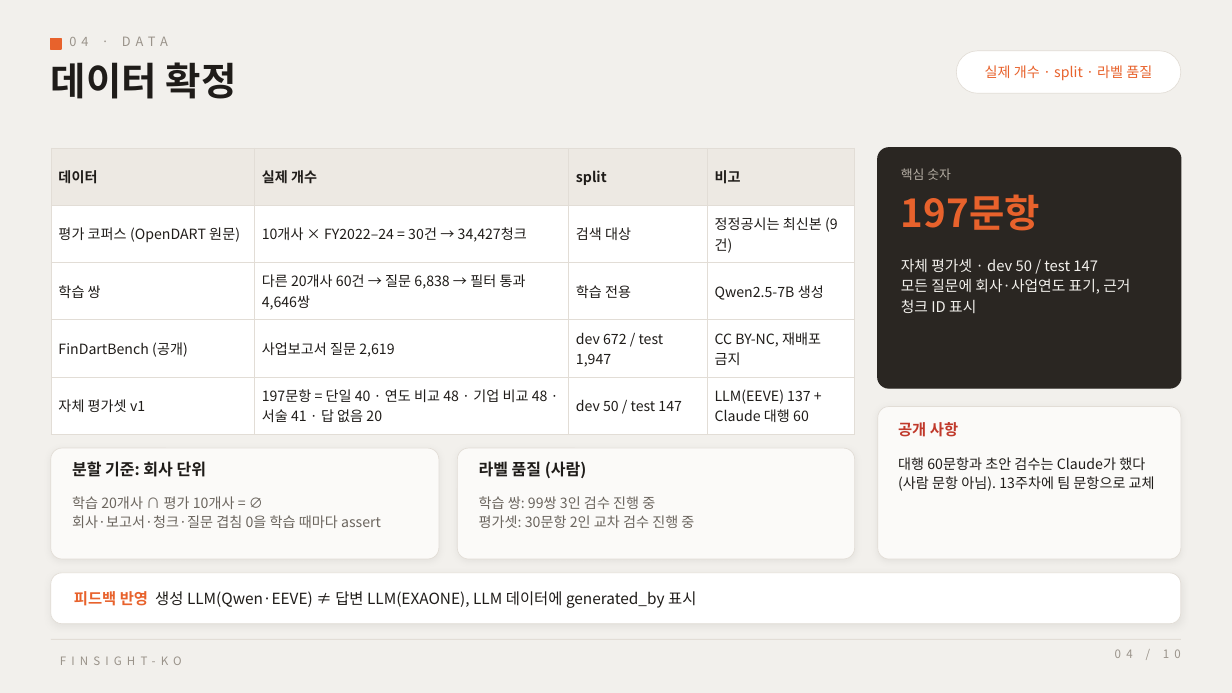
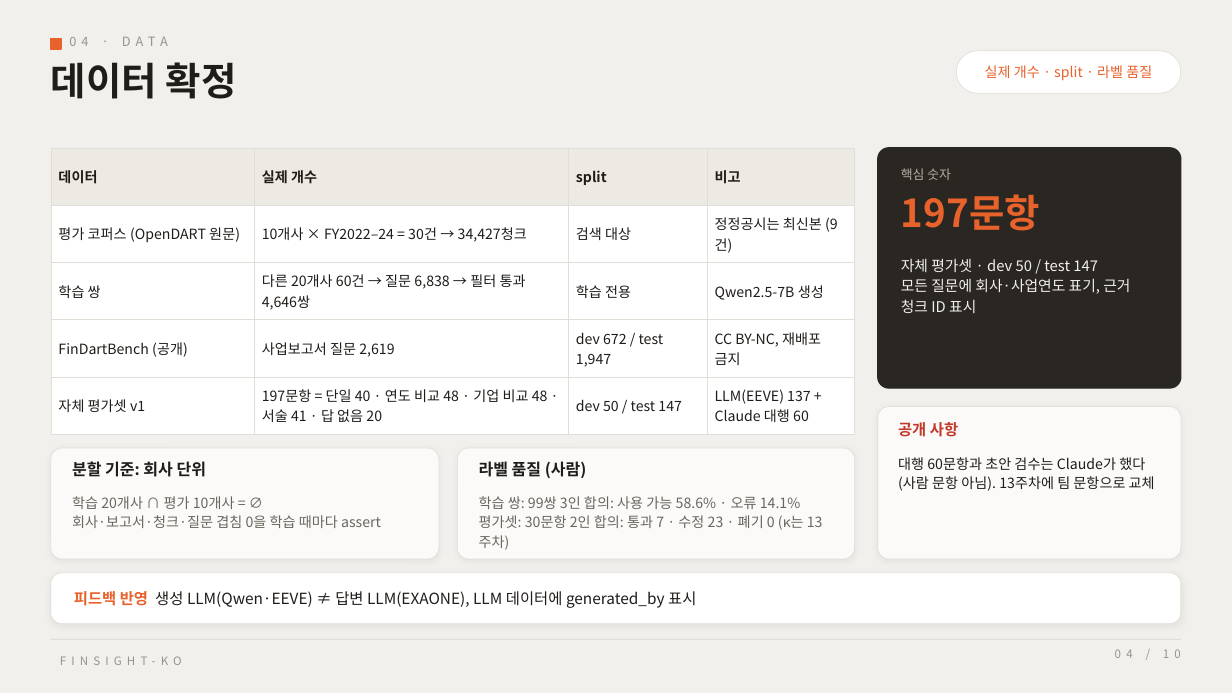
Before and after one commit to Deeplearning2-NLP/finsight-ko, a slide deck: slide 4 of docs/deliverables/FinSight-ko_중간발표.pptx. Drawn at 1232x693 pixels with LibreOffice and Linux fonts; fonts in the diff are those of the drawing. Boxes give left, top, right and bottom in pixels: in the first picture for what was removed or moved away, otherwise in the second. Text is boxed around its words. In the diff, an @@ line names an element or a change of style, - is before the commit and + after.

```diff
--- a/docs/deliverables/FinSight-ko_중간발표.pptx
+++ b/docs/deliverables/FinSight-ko_중간발표.pptx
@@ text at (479, 496, 804, 530): text changed @@
-학습 쌍: 99쌍 3인 검수 진행 중
-평가셋: 30문항 2인 교차 검수 진행 중
+학습 쌍: 99쌍 3인 합의: 사용 가능 58.6% · 오류 14.1%
+평가셋: 30문항 2인 합의: 통과 7 · 수정 23 · 폐기 0 (κ는 13주차)
```
Also in this commit, not shown: 2 other slides changed, 15 other files.
